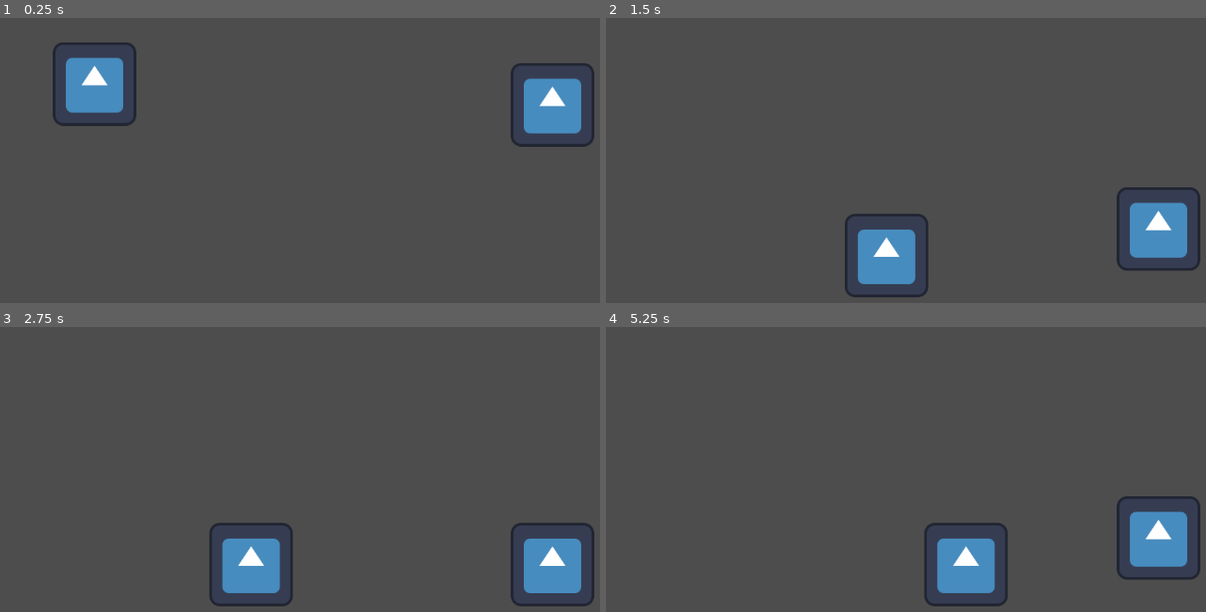
Above: before the commit, frames 1-4 (two rows, left to right).
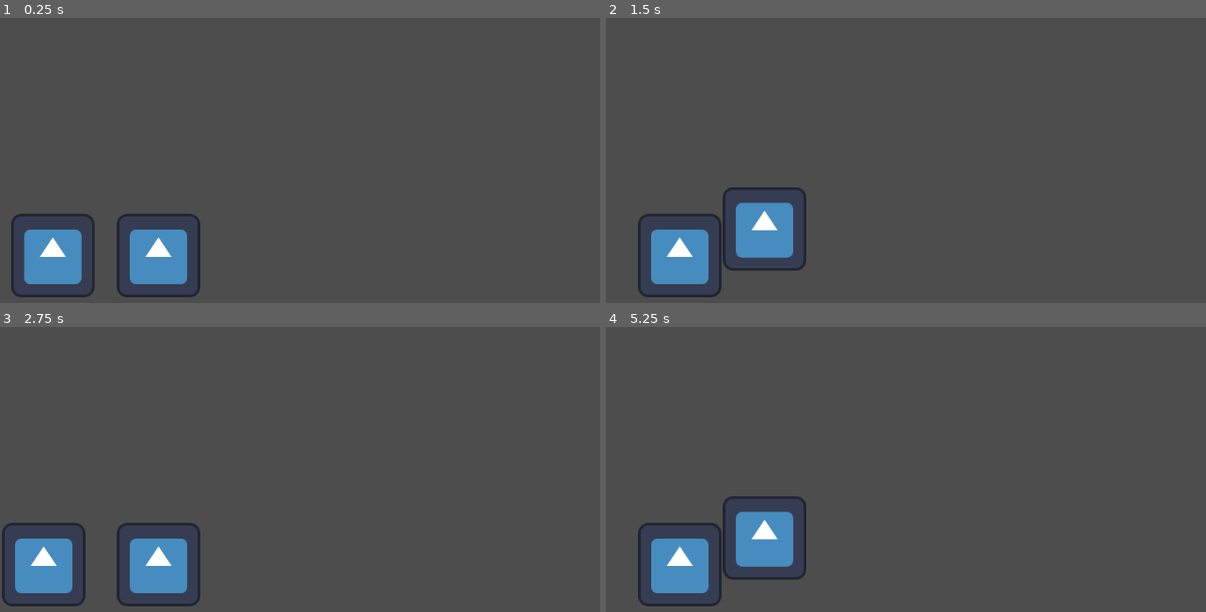
Above: after the commit, the same moments.

Repository: cs947939/vgd2025
Game: Godot game, scene res://node_2d.tscn
The game is run twice, just before and just after one commit, with the same random seed, the same clock (stepped at 60 frames per second) and the same inputs. The engine's default icon, where the game draws it, is replaced by a stand-in: a white triangle on a blue panel in a dark square.
Inputs:
- Up to frame 1 (0.25 s): no input
- Up to frame 2 (1.5 s): hold D (right_1) from 0.53 s (still down); tap Up (ui_up) at 0.77 s
- Up to frame 3 (2.75 s): tap Up (ui_up) at 1.52 s; release D (right_1) at 2.03 s; hold A (left_1) from 2.03 s (still down)
- Up to frame 4 (5.25 s): release A (left_1) at 2.78 s; hold D (right_1) 2.78-4.28 s; tap Up (ui_up) at 3.02, 3.77, 4.52 s; tap Enter at 4.25 s; hold A (left_1) 4.28-5.03 s; hold D (right_1) from 5.03 s (still down)

The runs differ from the first frame. In frame 1, 9.5% of the frame differs, in the area x 1-100%, y 8-99%; in frame 2, 9.4%; in frame 3, 9.3%; in frame 4, 9.5%, in the area x 5-100%, y 59-99%.

Commit message:
input and ground left

Diff:
--- a/node_2d.tscn
+++ b/node_2d.tscn
@@ -13,13 +13,16 @@
 [sub_resource type="RectangleShape2D" id="RectangleShape2D_ljkg4"]
 size = Vector2(1158.5, 194)
 
+[sub_resource type="RectangleShape2D" id="RectangleShape2D_kk3kv"]
+size = Vector2(82, 450)
+
 [node name="Sprite1" type="Node2D"]
 physics_interpolation_mode = 1
 position = Vector2(121, 124)
 
 [node name="CharacterBody2D2" type="CharacterBody2D" parent="."]
 physics_interpolation_mode = 1
-position = Vector2(24, -24)
+position = Vector2(-40, 266)
 script = ExtResource("1_lfuix")
 
 [node name="Sprite2D" type="Sprite2D" parent="CharacterBody2D2"]
@@ -34,7 +37,7 @@
 
 [node name="CharacterBody2D" type="CharacterBody2D" parent="."]
 physics_interpolation_mode = 1
-position = Vector2(726, 8)
+position = Vector2(122, 266)
 script = ExtResource("4_tgr73")
 
 [node name="Sprite2D" type="Sprite2D" parent="CharacterBody2D"]
@@ -54,3 +57,11 @@
 [node name="GroundC" type="CollisionShape2D" parent="Ground/GroundBody"]
 position = Vector2(459.75, 431)
 shape = SubResource("RectangleShape2D_ljkg4")
+
+[node name="GroundLeft" type="Node" parent="."]
+
+[node name="GroundLeftBody" type="CharacterBody2D" parent="GroundLeft"]
+
+[node name="GroundLeftShape" type="CollisionShape2D" parent="GroundLeft/GroundLeftBody"]
+position = Vector2(-41, 232)
+shape = SubResource("RectangleShape2D_kk3kv")
Not shown: 1 places in node_2d.tscn that only renumber resources
